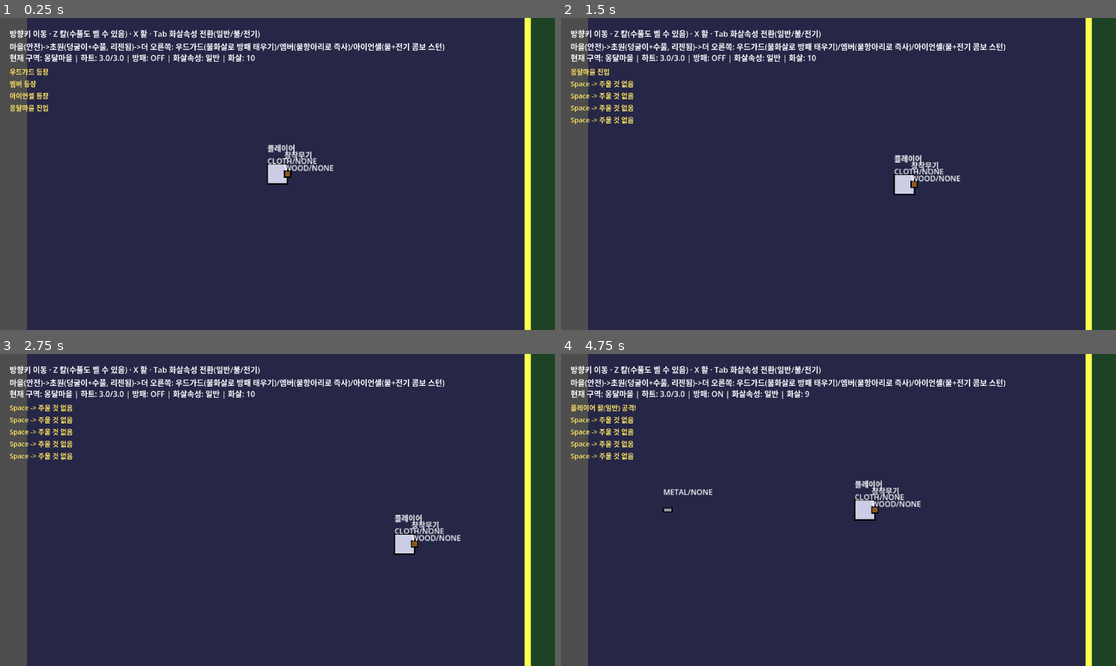
Above: before the commit, frames 1-4 (two rows, left to right).
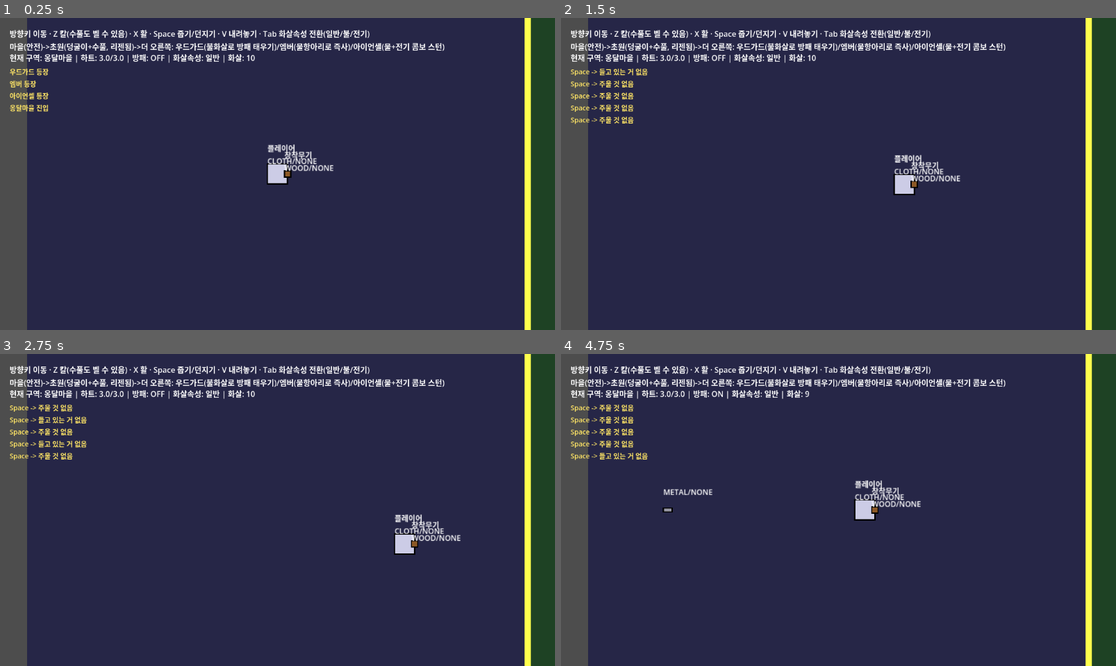
Above: after the commit, the same moments.

Repository: 50seok/ZeldaLike
Game: Godot game, scene res://scenes/world_test/world_test.tscn
The game is run twice, just before and just after one commit, with the same random seed, the same clock (stepped at 60 frames per second) and the same inputs. This scene is started directly instead of the project's main scene.
Inputs:
- Up to frame 1 (0.25 s): no input
- Up to frame 2 (1.5 s): tap Enter at 0.5 s; hold Right (ui_right) 0.53-1.28 s; tap V at 0.6 s; tap Space at 0.77, 0.8, 1.07, 1.35 s; hold Down (ui_down) from 1.28 s (still down)
- Up to frame 3 (2.75 s): tap Space at 1.52, 1.82, 2.3 s; tap V at 1.55, 2.1 s; release Down (ui_down) at 2.03 s; hold Right (ui_right) from 2.03 s (still down)
- Up to frame 4 (4.75 s): release Right (ui_right) at 2.78 s; hold Up (ui_up) 2.78-3.53 s; tap Z at 2.85 s; tap Space at 3.02, 3.32, 3.77, 3.8, 4.07, 4.52 s; tap V at 3.05, 4.55 s; hold Left (ui_left) from 3.53 s (still down); tap X at 3.6 s; tap C at 4.35 s

The runs differ from the first frame. In frame 1, 0.6% of the frame differs, in the area x 27-67%, y 3-7%; in frame 2, 0.8%; in frame 3, 0.9%; in frame 4, 0.9%, in the area x 1-67%, y 3-34%.

Commit message:
feat: 집기/던지기에 "내려놓기"(V) 동작 추가 - 물리 휴대 방식 유지 결정
Space(줍기/던지기)와 별도 키(V)로 분리 - 실수로 던지지 않고 제자리에 놓고
싶을 때를 위함(사용자 제안). 인벤토리 방식 전환은 보류하고 PRD §3.1의
"집기/던지기"를 물리 오브젝트 휴대 방식 그대로 유지하기로 함.
playground/world_test 도움말 텍스트 갱신, did_interact 로그 playground에도 연결.

전체 회귀 유지: M1 7/7, M2 10/10, M3인벤토리 6/6, M3월드 6/6, M3스폰 5/5,
M3몬스터 10/10

Diff:
--- a/project/scenes/playground/playground.gd
+++ b/project/scenes/playground/playground.gd
@@ -58,7 +58,7 @@
 	var help := Label.new()
 	help.position = Vector2(20, 20)
 	help.add_theme_font_size_override("font_size", 16)
-	help.text = "방향키 이동 · Z 칼 · X 활 · C 방패 토글 · Space 줍기/던지기 · Tab 화살속성 전환(일반↔불)\n덩굴이=풀(불에 약함) / 화톳불=나무(BURNING) / 금속상자 / 얼음(FROZEN) / 물항아리=던지면 화학반응"
+	help.text = "방향키 이동 · Z 칼 · X 활 · C 방패 토글 · Space 줍기/던지기 · V 내려놓기 · Tab 화살속성 전환(일반↔불)\n덩굴이=풀(불에 약함) / 화톳불=나무(BURNING) / 금속상자 / 얼음(FROZEN) / 물항아리=던지면 화학반응"
 	ui.add_child(help)
 
 	_status_label = Label.new()
@@ -77,6 +77,7 @@
 	_player.damaged.connect(func(amount): _log("플레이어 피격 -%.1f" % amount))
 	_player.died.connect(func(): _log("플레이어 사망..."))
 	_player.item_collected.connect(func(item_id, count): _log("%s 획득! (+%d)" % [_item_display_name(item_id), count]))
+	_player.did_interact.connect(func(result): _log("Space -> %s" % result))
 	_vine.damaged.connect(func(amount): _log("덩굴이 피격 -%.1f" % amount))
 	_vine.died.connect(func(): _log("덩굴이 처치!"))
 
--- a/project/scenes/world_test/world_test.gd
+++ b/project/scenes/world_test/world_test.gd
@@ -41,7 +41,7 @@
 	var help := Label.new()
 	help.position = Vector2(20, 20)
 	help.add_theme_font_size_override("font_size", 16)
-	help.text = "방향키 이동 · Z 칼(수풀도 벨 수 있음) · X 활 · Tab 화살속성 전환(일반/불/전기)\n마을(안전)->초원(덩굴이+수풀, 리젠됨)->더 오른쪽: 우드가드(불화살로 방패 태우기)/엠버(물항아리로 즉사)/아이언셸(물+전기 콤보 스턴)"
+	help.text = "방향키 이동 · Z 칼(수풀도 벨 수 있음) · X 활 · Space 줍기/던지기 · V 내려놓기 · Tab 화살속성 전환(일반/불/전기)\n마을(안전)->초원(덩굴이+수풀, 리젠됨)->더 오른쪽: 우드가드(불화살로 방패 태우기)/엠버(물항아리로 즉사)/아이언셸(물+전기 콤보 스턴)"
 	ui.add_child(help)
 
 	_status_label = Label.new()
--- a/project/scripts/combat/player.gd
+++ b/project/scripts/combat/player.gd
@@ -58,6 +58,8 @@
 				toggle_shield()
 			KEY_SPACE:
 				interact_or_throw()
+			KEY_V:
+				put_down_item()
 			KEY_TAB:
 				cycle_tool()
 
@@ -151,6 +153,17 @@
 	did_interact.emit("주울 것 없음")
 
 
+## Space(던지기)와 분리한 이유: 실수로 던지지 않고 제자리에 놓고 싶을 때
+## 쓰는 별도 동작이라, 같은 키에 얹으면 헷갈린다(실측 지적: "내려놓기도 필요해 보임").
+func put_down_item() -> void:
+	if _held_item:
+		_held_item.put_down()
+		did_interact.emit("내려놓음")
+		_held_item = null
+	else:
+		did_interact.emit("들고 있는 거 없음")
+
+
 ## §3.3 드랍 지급 진입점. ChemActor.perform_drops()가 그룹 "player"를 찾아 이걸 호출한다.
 ## 하트=즉시 회복(인벤토리에 안 쌓임), 하트조각=4개 모이면 최대 하트+1(젤다 관례),
 ## 나머지(화살·열쇠)는 그냥 인벤토리 수량으로 누적.
--- a/project/scripts/combat/throwable.gd
+++ b/project/scripts/combat/throwable.gd
@@ -27,6 +27,14 @@
 	visible = true
 
 
+## 던지지 않고 지금 위치에 그냥 내려놓는다 — 속도 0이라 제자리에 남는다.
+func put_down() -> void:
+	_held_by = null
+	_is_thrown = false
+	monitoring = true
+	visible = true
+
+
 func _physics_process(_delta: float) -> void:
 	if _held_by:
 		global_position = _held_by.global_position
